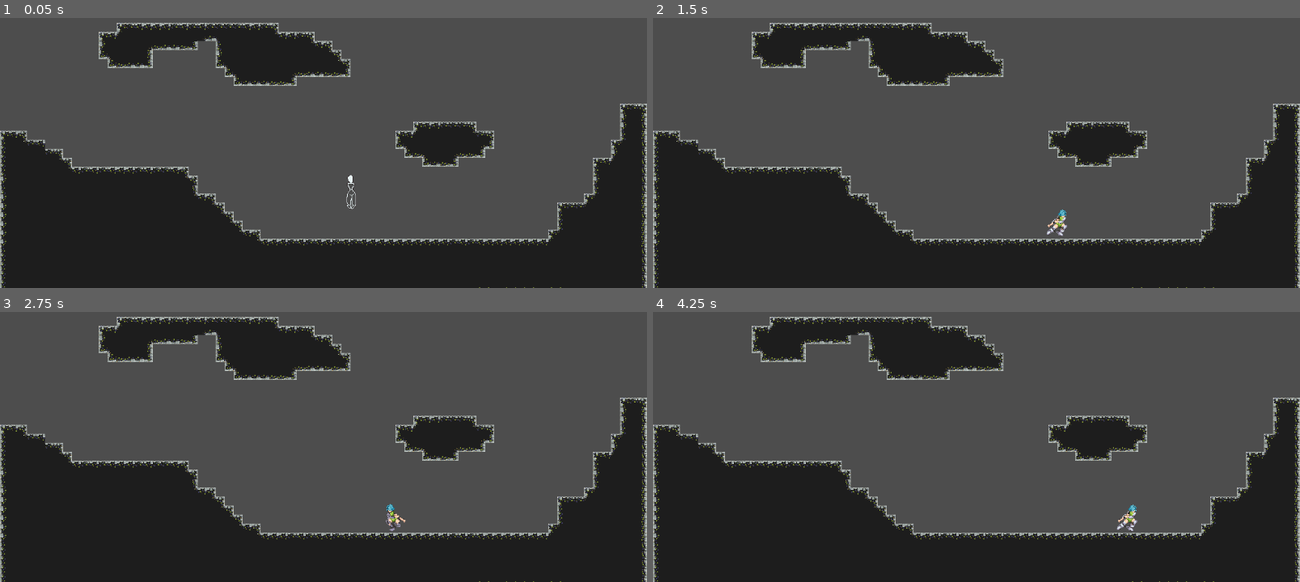
Above: before the commit, frames 1-4 (two rows, left to right).
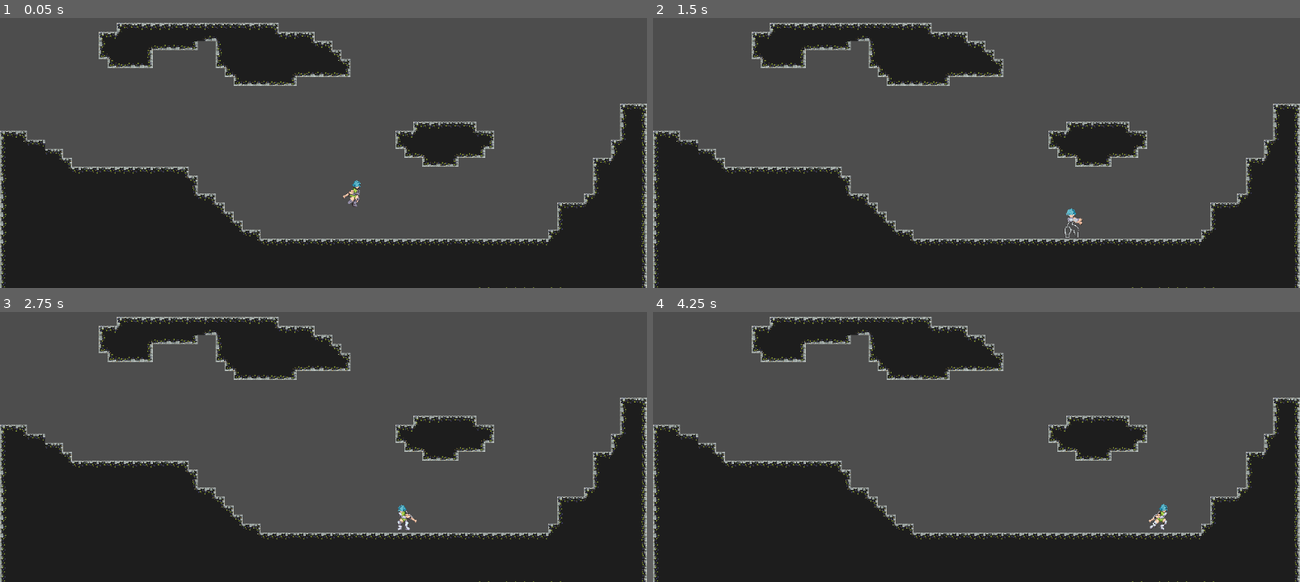
Above: after the commit, the same moments.

Repository: Tagischeap/SuperHammer
Game: Godot game, scene res://Scenes/main_scene.tscn
Two runs of this game, one before a commit and one after it. Both use one fixed random seed, a clock stepped at 60 frames per second and the inputs below.
Inputs:
- Up to frame 1 (0.05 s): no input
- Up to frame 2 (1.5 s): tap Enter (ui_accept) at 0.5, 0.77, 1.07 s; hold Right (ui_right) from 0.53 s (still down); tap Space (ui_select) at 0.6 s; tap Z (ui_action, bound only after the commit) at 0.8, 1.35 s
- Up to frame 3 (2.75 s): tap Enter (ui_accept) at 1.52, 1.55, 1.82, 2.1 s; release Right (ui_right) at 2.03 s; hold Left (ui_left) from 2.03 s (still down); tap Space (ui_select) at 2.3 s
- Up to frame 4 (4.25 s): release Left (ui_left) at 2.78 s; hold Right (ui_right) from 2.78 s (still down); tap Space (ui_select) at 2.85 s; tap Enter (ui_accept) at 3.02, 3.32, 3.77, 3.8, 4.07 s; tap Z (ui_action, bound only after the commit) at 3.05, 3.6 s

The runs differ from the first frame. In frame 1, 0.2% of the frame differs, in the area x 53-56%, y 58-71%; in frame 2, 0.3%; in frame 3, 0.2%; in frame 4, 0.3%, in the area x 71-80%, y 70-82%.

Commit message:
Progress report
Added a swing animation to player sheet
-TODO: Rename sheet
Minor changes to animation and script
Made player script use a state machine.
Added an attack state.

Diff:
--- a/Scenes/Player/player.gd
+++ b/Scenes/Player/player.gd
@@ -1,27 +1,49 @@
 extends CharacterBody2D
 
+enum States {MOVE, SWINGX}
+var CurrentState = States.MOVE
 
-const SPEED = 100.0
+const SPEED = 125.0
 const JUMP_VELOCITY = -200.0
+var pressed = 2
 
 # Get the gravity from the project settings to be synced with RigidBody nodes.
 var gravity = ProjectSettings.get_setting("physics/2d/default_gravity")
 
+func _ready():
+	$Hammer/CollisionShape2D.disabled = true
 
 func _physics_process(delta):
+	match CurrentState:
+		States.MOVE:
+			Move(delta)
+		States.SWINGX:
+			SwingX()
 	# Add the gravity.
 	if not is_on_floor():
 		velocity.y += gravity * delta
-		if velocity.y > 10:
+	move_and_slide()
+
+func Move(delta):
+	# Add the gravity.
+	if not is_on_floor():
+		if velocity.y > 100:
 			$AnimationPlayer.play("Fall")
 	else:
 		if velocity.x == 0:
+			pressed = 2
 			$AnimationPlayer.play("Idle")
 
 	# Handle Jump.
-	if Input.is_action_just_pressed("ui_accept") and is_on_floor():
-		velocity.y = JUMP_VELOCITY
-		$AnimationPlayer.play("Jump")
+	if Input.is_action_just_pressed("ui_select"):
+		pressed -= 1
+
+	if Input.is_action_just_pressed("ui_select") and is_on_floor():
+		if pressed > 0:
+			Jump()
+	if Input.is_action_just_pressed("ui_select"):
+		if pressed > 0:
+			Jump()
 
 	# Get the input direction and handle the movement/deceleration.
 	# As good practice, you should replace UI actions with custom gameplay actions.
@@ -31,9 +53,21 @@
 		$AnimationPlayer.play("Walk")
 		if direction > 0:
 			$Sprite2D.flip_h = false
+			$Hammer/CollisionShape2D.position.x = 28
 		else:
 			$Sprite2D.flip_h = true
+			$Hammer/CollisionShape2D.position.x = -28
 	else:
 		velocity.x = move_toward(velocity.x, 0, SPEED)
 
-	move_and_slide()
+	if Input.is_action_just_pressed("ui_action"):
+			CurrentState = States.SWINGX
+
+func Jump():
+		$AnimationPlayer.play("Jump")
+		velocity.y = JUMP_VELOCITY
+
+func SwingX():
+	$AnimationPlayer.play("Swing X")
+func OnStateFinished():
+	CurrentState = States.MOVE
--- a/Scenes/Player/player.tscn
+++ b/Scenes/Player/player.tscn
@@ -68,7 +68,7 @@
 "times": PackedFloat32Array(0, 0.1, 0.2, 0.3, 0.4),
 "transitions": PackedFloat32Array(1, 1, 1, 1, 1),
 "update": 1,
-"values": [19, 20, 21, 22, 23]
+"values": [15, 16, 17, 18, 19]
 }
 
 [sub_resource type="Animation" id="Animation_0vy0m"]
@@ -85,21 +85,17 @@
 "update": 1,
 "values": [8]
 }
-
-[sub_resource type="Animation" id="Animation_n20ch"]
-resource_name = "Sword"
-length = 0.4
-tracks/0/type = "value"
-tracks/0/imported = false
-tracks/0/enabled = true
-tracks/0/path = NodePath("Sprite2D:frame")
-tracks/0/interp = 1
-tracks/0/loop_wrap = true
-tracks/0/keys = {
-"times": PackedFloat32Array(0, 0.1, 0.2, 0.3),
-"transitions": PackedFloat32Array(1, 1, 1, 1),
+tracks/1/type = "value"
+tracks/1/imported = false
+tracks/1/enabled = true
+tracks/1/path = NodePath("Hammer/CollisionShape2D:disabled")
+tracks/1/interp = 1
+tracks/1/loop_wrap = true
+tracks/1/keys = {
+"times": PackedFloat32Array(0),
+"transitions": PackedFloat32Array(1),
 "update": 1,
-"values": [14, 15, 16, 17]
+"values": [true]
 }
 
 [sub_resource type="Animation" id="Animation_qd7xv"]
@@ -118,6 +114,47 @@
 "values": [5, 6, 7, 8, 9, 10, 11, 12, 13, 14]
 }
 
+[sub_resource type="Animation" id="Animation_n20ch"]
+resource_name = "Swing X"
+tracks/0/type = "value"
+tracks/0/imported = false
+tracks/0/enabled = true
+tracks/0/path = NodePath("Sprite2D:frame")
+tracks/0/interp = 1
+tracks/0/loop_wrap = true
+tracks/0/keys = {
+"times": PackedFloat32Array(0, 0.1, 0.2, 0.3, 0.4, 0.5, 0.6, 0.7, 0.8, 0.9),
+"transitions": PackedFloat32Array(1, 1, 1, 1, 1, 1, 1, 1, 1, 1),
+"update": 1,
+"values": [25, 26, 27, 28, 29, 30, 31, 32, 33, 34]
+}
+tracks/1/type = "value"
+tracks/1/imported = false
+tracks/1/enabled = true
+tracks/1/path = NodePath("Hammer/CollisionShape2D:disabled")
+tracks/1/interp = 1
+tracks/1/loop_wrap = true
+tracks/1/keys = {
+"times": PackedFloat32Array(0, 0.5, 0.8),
+"transitions": PackedFloat32Array(1, 1, 1),
+"update": 1,
+"values": [true, false, true]
+}
+tracks/2/type = "method"
+tracks/2/imported = false
+tracks/2/enabled = true
+tracks/2/path = NodePath(".")
+tracks/2/interp = 1
+tracks/2/loop_wrap = true
+tracks/2/keys = {
+"times": PackedFloat32Array(1),
+"transitions": PackedFloat32Array(1),
+"values": [{
+"args": [],
+"method": &"OnStateFinished"
+}]
+}
+
 [sub_resource type="AnimationLibrary" id="AnimationLibrary_xdqy2"]
 _data = {
 "Dead": SubResource("Animation_jg7w6"),
@@ -125,9 +162,12 @@
 "Idle": SubResource("Animation_0qb0y"),
 "Jump": SubResource("Animation_x0oqb"),
 "RESET": SubResource("Animation_0vy0m"),
-"Sword": SubResource("Animation_n20ch"),
+"Swing X": SubResource("Animation_n20ch"),
 "Walk": SubResource("Animation_qd7xv")
 }
+
+[sub_resource type="RectangleShape2D" id="RectangleShape2D_tp0mk"]
+size = Vector2(20, 38)
 
 [node name="Player" type="CharacterBody2D"]
 script = ExtResource("1_3edcd")
@@ -135,7 +175,7 @@
 [node name="Sprite2D" type="Sprite2D" parent="."]
 texture = ExtResource("2_p02ix")
 hframes = 5
-vframes = 5
+vframes = 7
 frame = 8
 
 [node name="CollisionShape2D" type="CollisionShape2D" parent="."]
@@ -146,3 +186,11 @@
 libraries = {
 "": SubResource("AnimationLibrary_xdqy2")
 }
+
+[node name="Hammer" type="Area2D" parent="."]
+
+[node name="CollisionShape2D" type="CollisionShape2D" parent="Hammer"]
+position = Vector2(28, 6)
+shape = SubResource("RectangleShape2D_tp0mk")
+disabled = true
+debug_color = Color(0.72549, 0, 0.145098, 0.419608)
--- a/Scenes/main_scene.tscn
+++ b/Scenes/main_scene.tscn
@@ -309,6 +309,7 @@
 
 [node name="Camera2D" type="Camera2D" parent="."]
 anchor_mode = 0
+process_callback = 0
 
 [node name="Ground" type="TileMap" parent="."]
 tile_set = SubResource("TileSet_7bo5n")
--- a/project.godot
+++ b/project.godot
@@ -27,6 +27,15 @@
 
 common/drop_mouse_on_gui_input_disabled=true
 
+[input]
+
+ui_action={
+"deadzone": 0.5,
+"events": [Object(InputEventKey,"resource_local_to_scene":false,"resource_name":"","device":-1,"window_id":0,"alt_pressed":false,"shift_pressed":false,"ctrl_pressed":false,"meta_pressed":false,"pressed":false,"keycode":0,"physical_keycode":90,"key_label":0,"unicode":122,"echo":false,"script":null)
+, Object(InputEventJoypadButton,"resource_local_to_scene":false,"resource_name":"","device":-1,"button_index":2,"pressure":0.0,"pressed":true,"script":null)
+]
+}
+
 [mono]
 
 project/assembly_name="SuperHammer"
Not shown: 1 places in Scenes/Player/player.tscn that only renumber resources
Binary file changed: Sprites/Tile.png
Not shown, changed: Sprites/Tile.png.import
